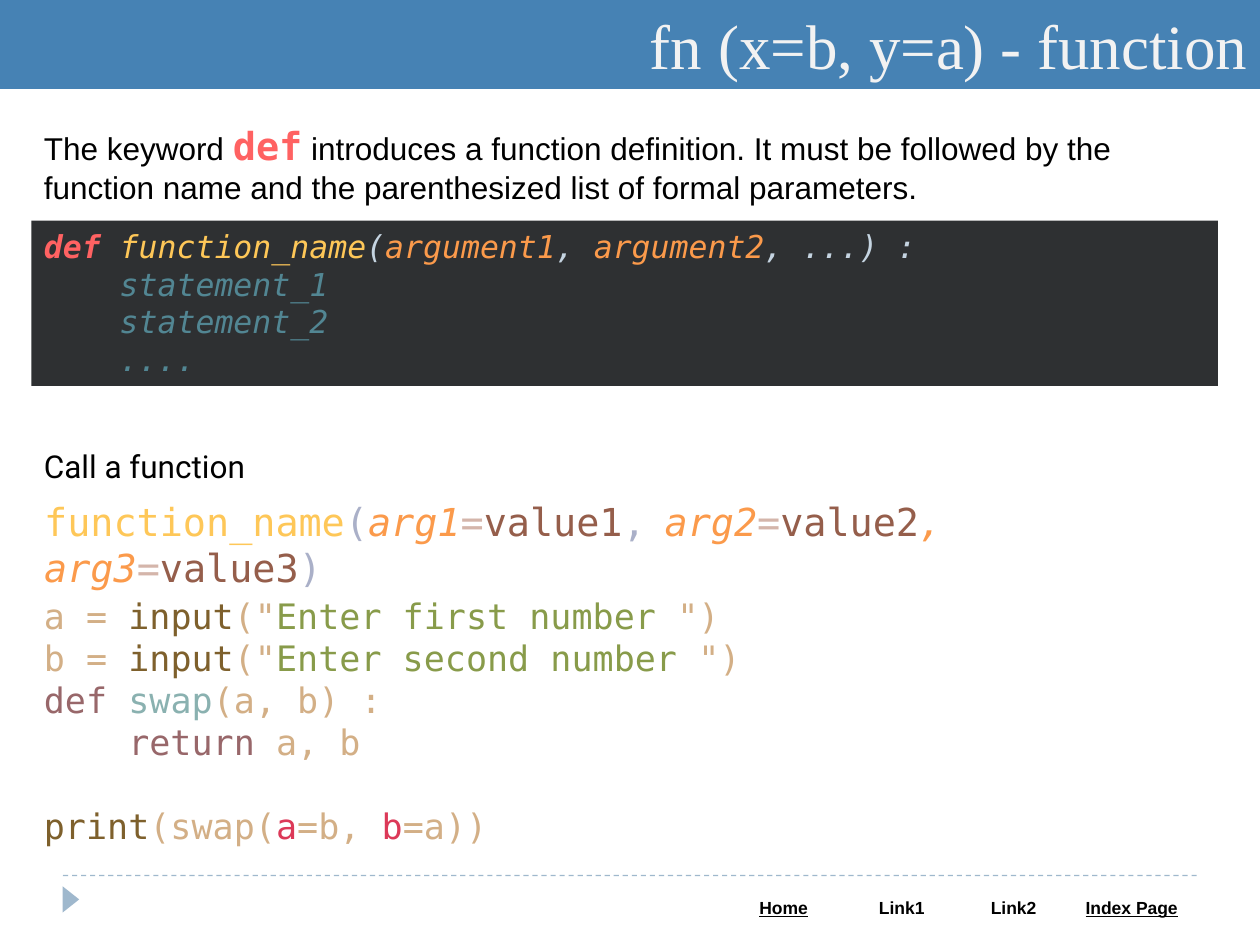
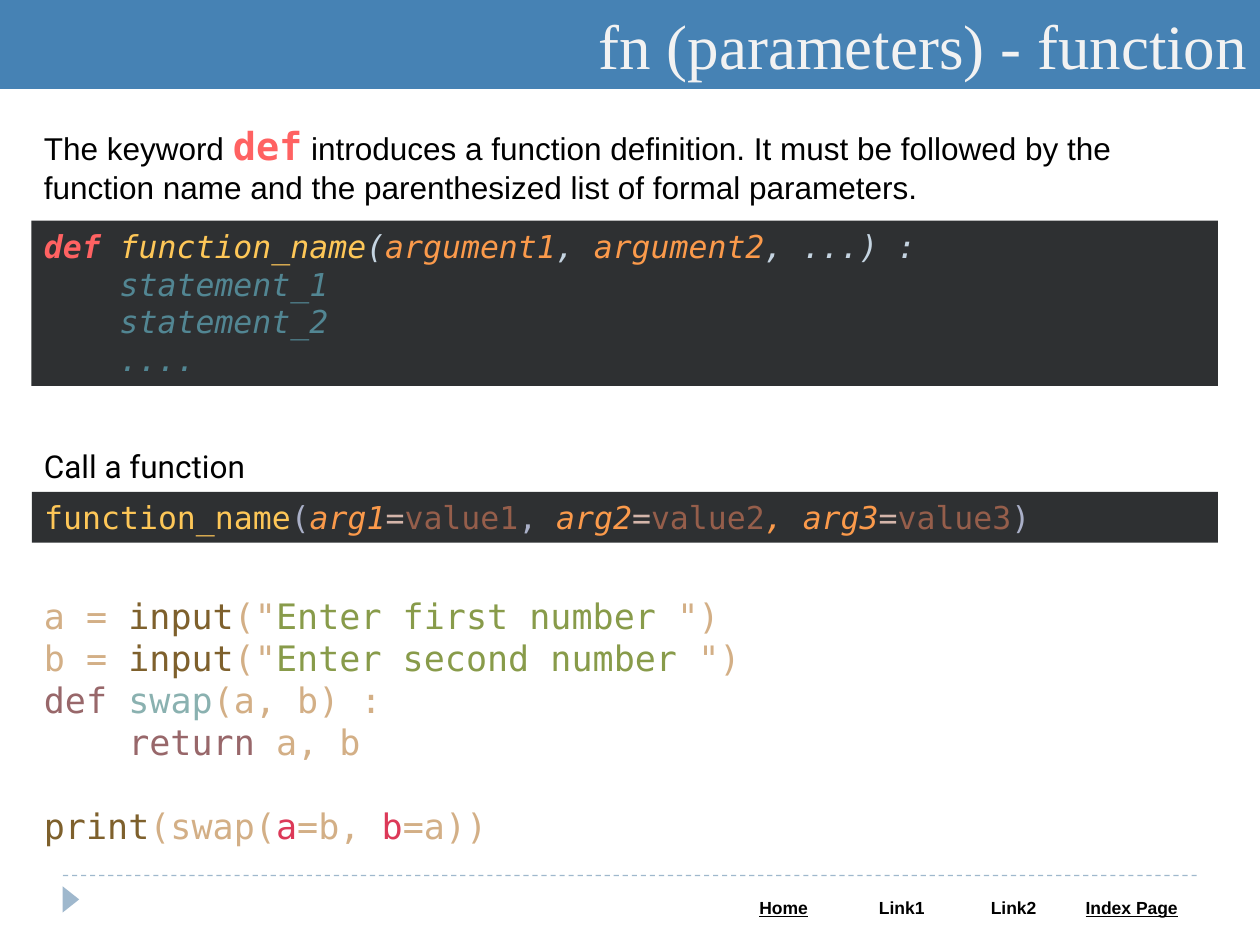
Before and after one commit to Saleel-Bagde-drive/Python-and-Web-PPTs, a slide deck: slide 52 of Python.pptx (slide 45 before the commit). Drawn at 1260x945 pixels with LibreOffice and Linux fonts; fonts in the diff are those of the drawing. Boxes give left, top, right and bottom in pixels: in the first picture for what was removed or moved away, otherwise in the second. Text is boxed around its words. In the diff, an @@ line names an element or a change of style, - is before the commit and + after.

```diff
--- a/Python.pptx
+++ b/Python.pptx
@@ text in rectangle at box(599, 24, 1247, 81): text changed @@
-fn (x=b, y=a) - function
+fn (parameters) - function
@@ rectangle "function_name(arg1=value1, arg2=value2, arg3=value3)": place and size @@
-rectangle "function_name(arg1=value1, arg2=value2, arg3=value3)" at box(44, 506, 943, 591)
+rectangle "function_name(arg1=value1, arg2=value2, arg3=value3)" at box(32, 491, 1217, 542)
@@ rectangle "function_name(arg1=value1, arg2=value2, arg3=value3)" at box(32, 491, 1217, 542): size 22 to 18 pt; fill none to #2E3032 @@
```
Also in this commit, not shown: 12 other slides changed, 9 slides added, 2 slides removed, 1 other file.
